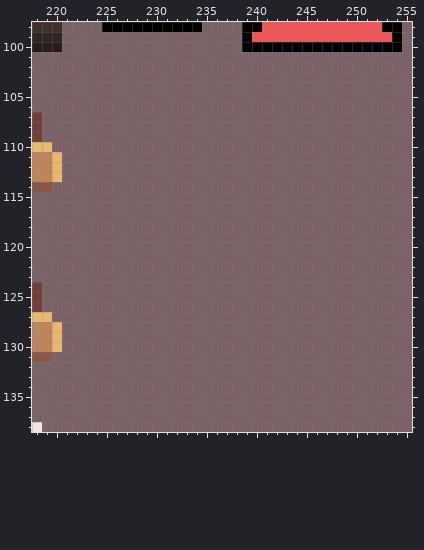
Pixel-art file, stored at Assets/AngeliA Game/Artwork/Misc/System.ase. The picture above was drawn from the file before the commit.
256x319 pixels, 1 frame. Colours within 5 levels of each other are drawn and written as one. Shown: x 218..255, y 98..138.
And afterwards:
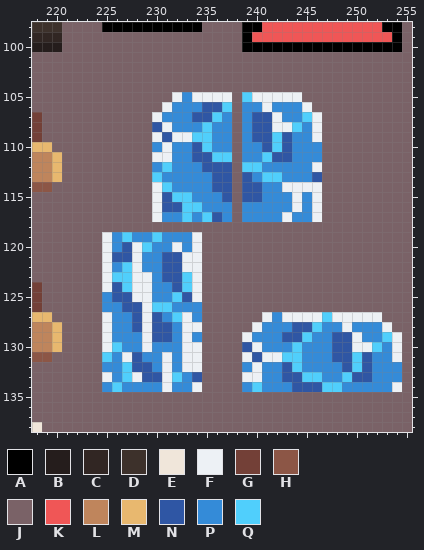
Palette (. is transparent): A #000000  B #251d1c  C #312623  D #3d312b  E #f0e6da  F #edf1f5  G #734037  H #8c5646  J #7a6267  K #f05656  L #bf855c  M #e8b86f  N #2f56a4  P #348bd8  Q #50cffc
Diff:
--- layer "Layer 1"
@@ x 218..255 @@
 104 JJJJJJJJJJJJJJJJJJJJJJJJJJJJJJJJJJJJJJ
-105 JJJJJJJJJJJJJJJJJJJJJJJJJJJJJJJJJJJJJJ
-106 JJJJJJJJJJJJJJJJJJJJJJJJJJJJJJJJJJJJJJ
-107 GJJJJJJJJJJJJJJJJJJJJJJJJJJJJJJJJJJJJJ
-108 GJJJJJJJJJJJJJJJJJJJJJJJJJJJJJJJJJJJJJ
-109 GJJJJJJJJJJJJJJJJJJJJJJJJJJJJJJJJJJJJJ
-110 MMJJJJJJJJJJJJJJJJJJJJJJJJJJJJJJJJJJJJ
-111 LLMJJJJJJJJJJJJJJJJJJJJJJJJJJJJJJJJJJJ
-112 LLMJJJJJJJJJJJJJJJJJJJJJJJJJJJJJJJJJJJ
-113 LLMJJJJJJJJJJJJJJJJJJJJJJJJJJJJJJJJJJJ
-114 HHJJJJJJJJJJJJJJJJJJJJJJJJJJJJJJJJJJJJ
-115 JJJJJJJJJJJJJJJJJJJJJJJJJJJJJJJJJJJJJJ
-116 JJJJJJJJJJJJJJJJJJJJJJJJJJJJJJJJJJJJJJ
-117 JJJJJJJJJJJJJJJJJJJJJJJJJJJJJJJJJJJJJJ
+105 JJJJJJJJJJJJJJFPFFFFJQFFFFFJJJJJJJJJJJ
+106 JJJJJJJJJJJJJFPPPNNQJPPFPPPFJJJJJJJJJJ
+107 GJJJJJJJJJJJFPPPNNQPJPNNFPPQFJJJJJJJJJ
+108 GJJJJJJJJJJJNFPPPQPPJPNNFFQPFJJJJJJJJJ
+109 GJJJJJJJJJJJFNFFQQPPJPNNQNPPFJJJJJJJJJ
+110 MMJJJJJJJJJJPFPPNQPPJPPNQNPPPJJJJJJJJJ
+111 LLMJJJJJJJJJFFPPNNQQJPPQNNPPPJJJJJJJJJ
+112 LLMJJJJJJJJJPQPPPNNNJQQPPPPPFJJJJJJJJJ
+113 LLMJJJJJJJJJQPPPPPNNJNPQQPPPNJJJJJJJJJ
+114 HHJJJJJJJJJJFQPPPPNNJNNPPFFFFJJJJJJJJJ
+115 JJJJJJJJJJJJFNQQPPPNJNNPPPFPFJJJJJJJJJ
+116 JJJJJJJJJJJJFNNQQPPPJPPPPPFPFJJJJJJJJJ
+117 JJJJJJJJJJJJFPPQPQNPJPPPPFPPFJJJJJJJJJ
 118 JJJJJJJJJJJJJJJJJJJJJJJJJJJJJJJJJJJJJJ
-119 JJJJJJJJJJJJJJJJJJJJJJJJJJJJJJJJJJJJJJ
-120 JJJJJJJJJJJJJJJJJJJJJJJJJJJJJJJJJJJJJJ
-121 JJJJJJJJJJJJJJJJJJJJJJJJJJJJJJJJJJJJJJ
-122 JJJJJJJJJJJJJJJJJJJJJJJJJJJJJJJJJJJJJJ
-123 JJJJJJJJJJJJJJJJJJJJJJJJJJJJJJJJJJJJJJ
-124 GJJJJJJJJJJJJJJJJJJJJJJJJJJJJJJJJJJJJJ
-125 GJJJJJJJJJJJJJJJJJJJJJJJJJJJJJJJJJJJJJ
-126 GJJJJJJJJJJJJJJJJJJJJJJJJJJJJJJJJJJJJJ
-127 MMJJJJJJJJJJJJJJJJJJJJJJJJJJJJJJJJJJJJ
-128 LLMJJJJJJJJJJJJJJJJJJJJJJJJJJJJJJJJJJJ
-129 LLMJJJJJJJJJJJJJJJJJJJJJJJJJJJJJJJJJJJ
-130 LLMJJJJJJJJJJJJJJJJJJJJJJJJJJJJJJJJJJJ
-131 HHJJJJJJJJJJJJJJJJJJJJJJJJJJJJJJJJJJJJ
-132 JJJJJJJJJJJJJJJJJJJJJJJJJJJJJJJJJJJJJJ
-133 JJJJJJJJJJJJJJJJJJJJJJJJJJJJJJJJJJJJJJ
-134 JJJJJJJJJJJJJJJJJJJJJJJJJJJJJJJJJJJJJJ
+119 JJJJJJJFPQPPQPPPFJJJJJJJJJJJJJJJJJJJJJ
+120 JJJJJJJFPNFQPPFPFJJJJJJJJJJJJJJJJJJJJJ
+121 JJJJJJJFNNFPPNNFFJJJJJJJJJJJJJJJJJJJJJ
+122 JJJJJJJFPQFPPNNFFJJJJJJJJJJJJJJJJJJJJJ
+123 JJJJJJJFQQFFPNNQFJJJJJJJJJJJJJJJJJJJJJ
+124 GJJJJJJFNQFFPPNQFJJJJJJJJJJJJJJJJJJJJJ
+125 GJJJJJJPNNFFPPQNFJJJJJJJJJJJJJJJJJJJJJ
+126 GJJJJJJPPNNFQQPPPJJJJJJJJJJJJJJJJJJJJJ
+127 MMJJJJJFPPNFNPQFPJJJJJJFPFFFFQFFFFFJJJ
+128 LLMJJJJFPPNFNNPFFJJJJJFPPPNNQPPFPPPFJJ
+129 LLMJJJJFPPPFNNPFPJJJJFPPPNNQPPNNFPPQFJ
+130 LLMJJJJFQPPFPPPFFJJJJNFPPPQPPPNNFFQPFJ
+131 HHJJJJJQPFNPPFPFFJJJJFNFFQQPPPNNQNPPFJ
+132 JJJJJJJPPQNNPFPFFJJJJPFPPNQPPPPNQNPPPJ
+133 JJJJJJJFPQFNNFQPNJJJJFFPPNNQQPPQNNPPPJ
+134 JJJJJJJPQPPPPFPPFJJJJPQPPPNNNQQPPPPPFJ
 135 JJJJJJJJJJJJJJJJJJJJJJJJJJJJJJJJJJJJJJ
Pixel boxes of the changes (left, top, right, bottom) in both pictures:
changed: (102, 92, 402, 392)
